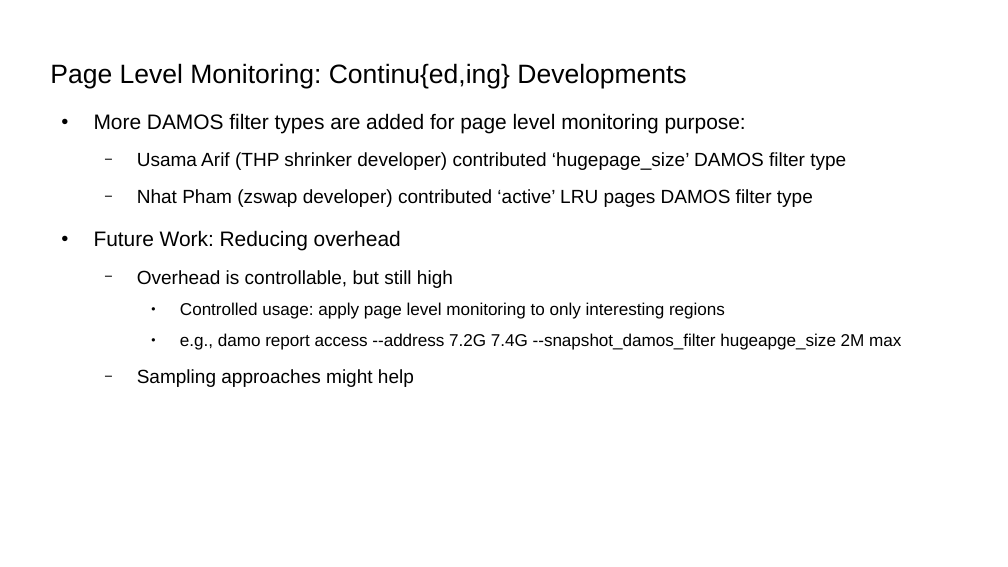
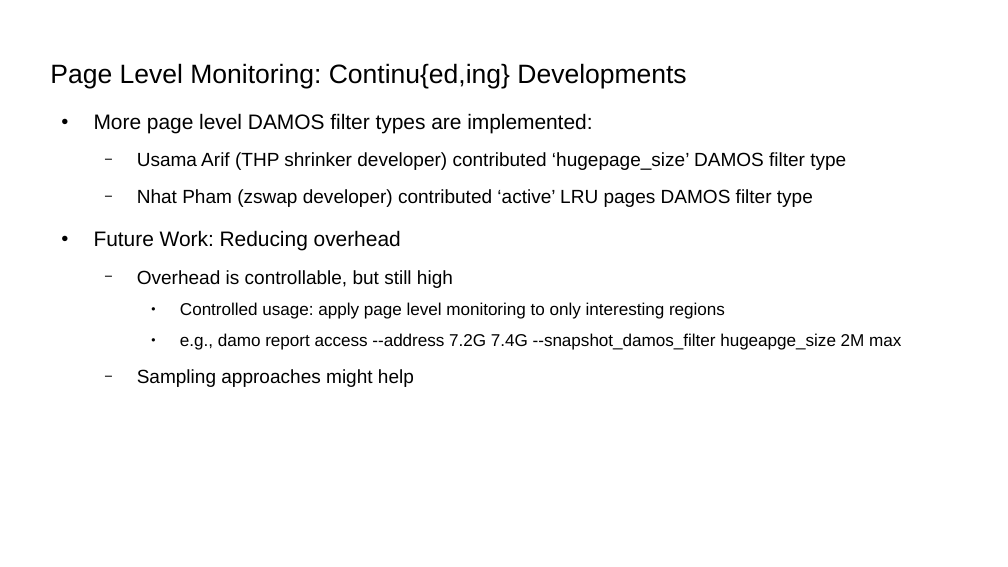
Before and after one commit to damonitor/talks, a slide deck: slide 9 of 2025/lsfmmbpf/damon_updates_plans_lsfmmbpf_2025.odp. Drawn at 1008x567 pixels with LibreOffice and Linux fonts; fonts in the diff are those of the drawing. Boxes give left, top, right and bottom in pixels: in the first picture for what was removed or moved away, otherwise in the second. Text is boxed around its words. In the diff, an @@ line names an element or a change of style, - is before the commit and + after.

```diff
--- a/2025/lsfmmbpf/damon_updates_plans_lsfmmbpf_2025.odp
+++ b/2025/lsfmmbpf/damon_updates_plans_lsfmmbpf_2025.odp
@@ text at (94, 113, 592, 133): text changed @@
-● More DAMOS filter types are added for page level monitoring purpose:
+● More page level DAMOS filter types are implemented:
```
Also in this commit, not shown: 12 other slides changed, 1 slide added, 1 slide removed, 3 other files.
